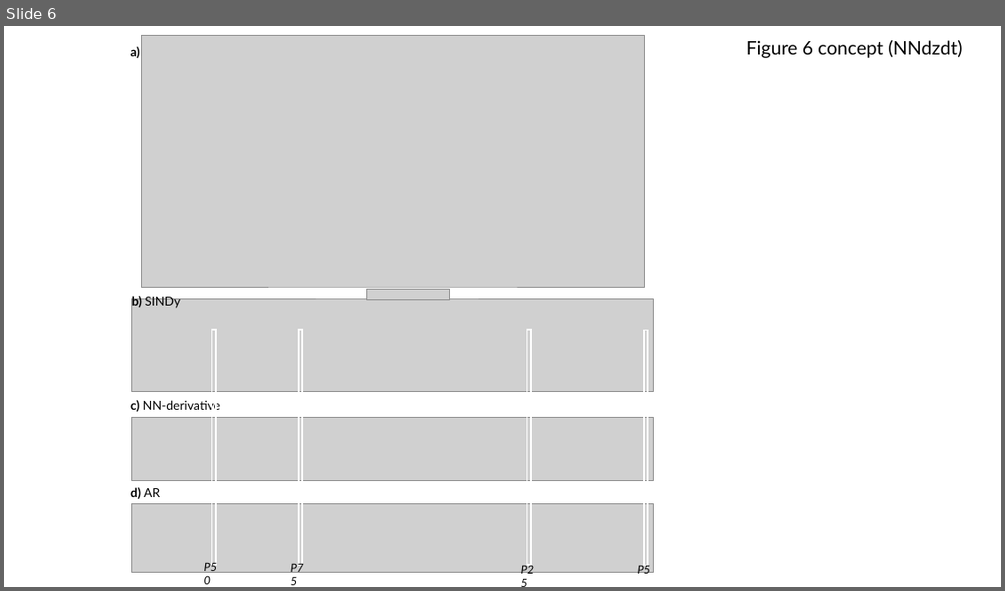
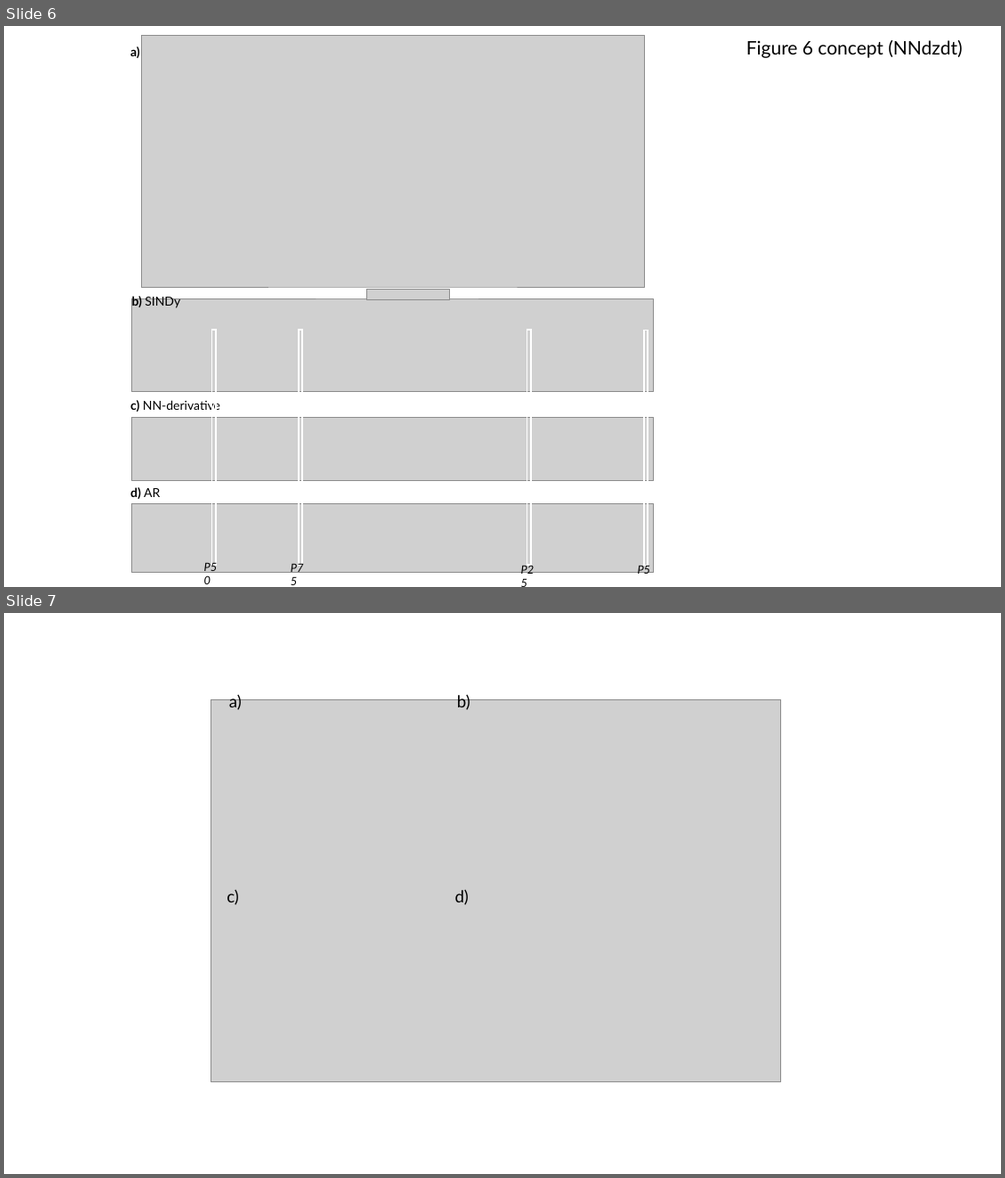
Before and after one commit to LLNL/mphys-surrogate-model, a slide deck: figures/figures.pptx. Shown one above the other, each under a label of ours: slide 6 before the commit, slides 6 and 7 after it. The pictures are 1005x591 and 1005x1178 pixels, drawn with LibreOffice and Linux fonts; fonts in the diff are those of the drawing; grey boxes stand for pictures. Boxes give left, top, right and bottom in pixels: in the first picture for what was removed or moved away, otherwise in the second. Text is boxed around its words. In the diff, an @@ line names an element or a change of style, - is before the commit and + after.

```diff
--- a/figures/figures.pptx
+++ b/figures/figures.pptx
@@ slide 7 added at bbox=[4, 613, 1001, 1174], background #FFFFFF @@
@@ picture added at bbox=[211, 699, 781, 1081] @@
@@ text added at bbox=[229, 693, 242, 710], 16 pt, text #000000 @@
+a)
@@ text added at bbox=[457, 693, 470, 710], 16 pt, text #000000 @@
+b)
@@ text added at bbox=[226, 890, 239, 905], 16 pt, text #000000 @@
+c)
@@ text added at bbox=[455, 890, 469, 905], 16 pt, text #000000 @@
+d)
```
Also in this commit, not shown: 15 other files.
